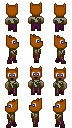
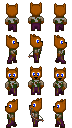
Two versions of the same layered image (72x128). Layer-by-layer changes:
added layer "bow-front" above "battle_axe-front" over <box>29,107,44,122</box>
added layer "bow-rear" above "battle_axe-rear" over <box>28,47,42,58</box>
